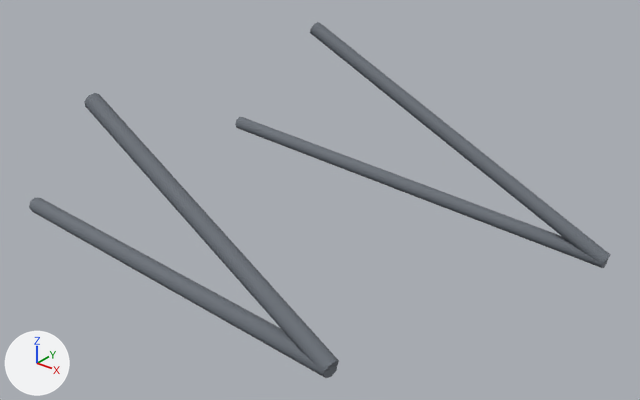
The glTF model public/models/parts/kaeferkraft-reinforced_frame.glb, before and after one commit.
Before and after are seen from a 50 mm lens placed at (1.67, -1.879, 2.286), pointed at (0.181, -0.019, 1.132). Lighting does not change. The marker at lower left points along +X, +Y and +Z. The older version comes first. Where no turn or scale is listed for an object, it has been applied to the vertices. Vertices at exactly the same position are counted once.

Script lines for the objects in view, before the commit:
```python
me_mesh_0 = bpy.data.meshes.new('Mesh_0')
me_mesh_0.from_pydata(...)  # 20 vertices, 32 faces; spans x -0.76..0.76, y -0.03..0.03, z -0.07..0.07
me_mesh_0.materials.append(mat_grey)  # grey #6a7078
me_mesh_1 = bpy.data.meshes.new('Mesh_1')
me_mesh_1.from_pydata(...)  # 20 vertices, 32 faces; spans x -0.57..0.57, y -0.034..0.034, z -0.291..0.291
me_mesh_1.materials.append(mat_grey_001)  # grey #6a7078
me_mesh_2 = bpy.data.meshes.new('Mesh_2')
me_mesh_2.from_pydata(...)  # 20 vertices, 32 faces; spans x -0.623..0.623, y -0.071..0.071, z -0.026..0.026
me_mesh_2.materials.append(mat_grey_002)  # grey #6a7078
ob_waistl = bpy.data.objects.new('WaistL', me_mesh_0)
ob_waistl.location = (0.124, 0.494, 0.988)
ob_waistr = bpy.data.objects.new('WaistR', me_mesh_2)
ob_waistr.location = (0.038, -0.53, 1.062)
ob_waisttofronttop_l = bpy.data.objects.new('WaistToFrontTop_L', me_mesh_1)
ob_waisttofronttop_l.location = (0.319, 0.489, 1.211)
# also in view: 'WaistToFrontTop_R' at (0.209, -0.528, 1.272)
```
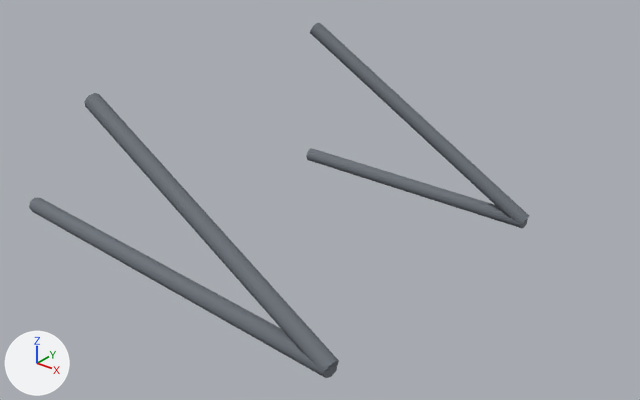
Where the newer file only moved an object's origin or applied its transform, the numbers keep the older frame.

Patch to the scene script:
```diff
--- a/public/models/parts/kaeferkraft-reinforced_frame.glb.py
+++ b/public/models/parts/kaeferkraft-reinforced_frame.glb.py
@@ me_mesh_0 @@
 # used by ob_waistl; location = (0.124, 0.494, 0.988)
-me_mesh_0.from_pydata(...)  # 20 vertices, 32 faces; spans x -0.76..0.76, y -0.03..0.03, z -0.07..0.07
+me_mesh_0.from_pydata(...)  # 20 vertices, 32 faces; spans x -0.44..0.46, y 0.03..0.08, z -0.05..0.0
+# me_mesh_0 part 1: all 10 vertices in x 0.75..0.76, y -0.02..0.03, z -0.07..-0.02 are moved by (-0.3, 0.05, 0.02)
+# me_mesh_0 part 2: all 10 vertices in x -0.76..-0.75, y -0.03..0.02, z 0.02..0.07 are moved by (0.31, 0.06, -0.07)
 me_mesh_0.materials.append(mat_grey)
@@ me_mesh_1 @@
 # used by ob_waisttofronttop_l; location = (0.319, 0.489, 1.211)
-me_mesh_1.from_pydata(...)  # 20 vertices, 32 faces; spans x -0.57..0.57, y -0.034..0.034, z -0.291..0.291
-me_mesh_1.vertices[0].co = (-0.559, -0.034, 0.269)  # pixel (310, 29)
-me_mesh_1.vertices[1].co = (-0.552, -0.027, 0.285)  # pixel (313, 24)
-me_mesh_1.vertices[2].co = (-0.549, -0.009, 0.291)  # pixel (317, 21)
-me_mesh_1.vertices[3].co = (-0.552, 0.008, 0.285)  # pixel (319, 22)
-me_mesh_1.vertices[4].co = (-0.56, 0.016, 0.269)
-me_mesh_1.vertices[5].co = (-0.567, 0.009, 0.253)
-me_mesh_1.vertices[6].co = (-0.57, -0.009, 0.246)  # pixel (312, 33)
-me_mesh_1.vertices[7].co = (-0.567, -0.027, 0.253)  # pixel (310, 33)
-me_mesh_1.vertices[8].co = (-0.559, -0.034, 0.269)  # pixel (310, 29)
-me_mesh_1.vertices[9].co = (0.56, -0.016, -0.269)  # pixel (602, 264)
-me_mesh_1.vertices[10].co = (0.567, -0.009, -0.253)  # pixel (606, 259)
-me_mesh_1.vertices[11].co = (0.57, 0.009, -0.246)  # pixel (609, 255)
-me_mesh_1.vertices[12].co = (0.567, 0.027, -0.253)  # pixel (610, 254)
-me_mesh_1.vertices[13].co = (0.559, 0.034, -0.269)  # pixel (608, 257)
-me_mesh_1.vertices[14].co = (0.552, 0.027, -0.285)
-me_mesh_1.vertices[15].co = (0.549, 0.009, -0.291)
-me_mesh_1.vertices[16].co = (0.552, -0.008, -0.285)  # pixel (600, 267)
-me_mesh_1.vertices[17].co = (0.56, -0.016, -0.269)  # pixel (602, 264)
-me_mesh_1.vertices[19].co = (0.559, 0.009, -0.269)  # pixel (605, 260)
+me_mesh_1.from_pydata(...)  # 20 vertices, 32 faces; spans x -0.573..0.274, y -0.034..0.086, z -0.272..0.29
+# me_mesh_1 part 3
+me_mesh_1.vertices[0].co = (-0.558, -0.034, 0.267)  # pixel (310, 29)
+me_mesh_1.vertices[1].co = (-0.549, -0.028, 0.283)  # pixel (313, 25)
+me_mesh_1.vertices[2].co = (-0.546, -0.01, 0.29)  # pixel (317, 22)
+me_mesh_1.vertices[3].co = (-0.551, 0.008, 0.285)  # pixel (319, 22)
+me_mesh_1.vertices[4].co = (-0.56, 0.016, 0.271)
+me_mesh_1.vertices[5].co = (-0.57, 0.009, 0.255)
+me_mesh_1.vertices[6].co = (-0.573, -0.008, 0.248)  # pixel (312, 33)
+me_mesh_1.vertices[7].co = (-0.568, -0.026, 0.253)  # pixel (309, 32)
+me_mesh_1.vertices[8].co = (-0.558, -0.034, 0.267)  # pixel (310, 29)
+me_mesh_1.vertices[9].co = (0.262, 0.036, -0.253)  # pixel (521, 224)
+me_mesh_1.vertices[10].co = (0.271, 0.042, -0.237)  # pixel (525, 220)
+me_mesh_1.vertices[11].co = (0.274, 0.06, -0.23)  # pixel (528, 217)
+me_mesh_1.vertices[12].co = (0.269, 0.078, -0.235)  # pixel (529, 216)
+me_mesh_1.vertices[13].co = (0.26, 0.086, -0.249)  # pixel (527, 218)
+me_mesh_1.vertices[14].co = (0.25, 0.079, -0.265)
+me_mesh_1.vertices[15].co = (0.247, 0.062, -0.272)
+me_mesh_1.vertices[16].co = (0.252, 0.044, -0.267)  # pixel (519, 227)
+me_mesh_1.vertices[17].co = (0.262, 0.036, -0.253)  # pixel (521, 224)
+me_mesh_1.vertices[19].co = (0.261, 0.061, -0.251)  # pixel (524, 221)
 me_mesh_1.materials.append(mat_grey_001)
```

Pixel boxes [x1, y1, x2, y2] of what changed, in the pictures (640 x 400 px; the box of a moved part takes in the faces that stretch with it):
'WaistToFrontTop_L', reshaped (27% narrower, 16% shorter): before [310, 22, 611, 264]; after [310, 23, 529, 225]
'WaistL', reshaped (40% narrower, 47% shorter): before [235, 117, 608, 268]; after [306, 148, 528, 228]
part 1 of me_mesh_0, moved or reshaped: before [602, 259, 608, 268]; after [521, 218, 528, 228]
part 2 of me_mesh_0, moved or reshaped: before [235, 117, 602, 268]; after [306, 148, 521, 228]
